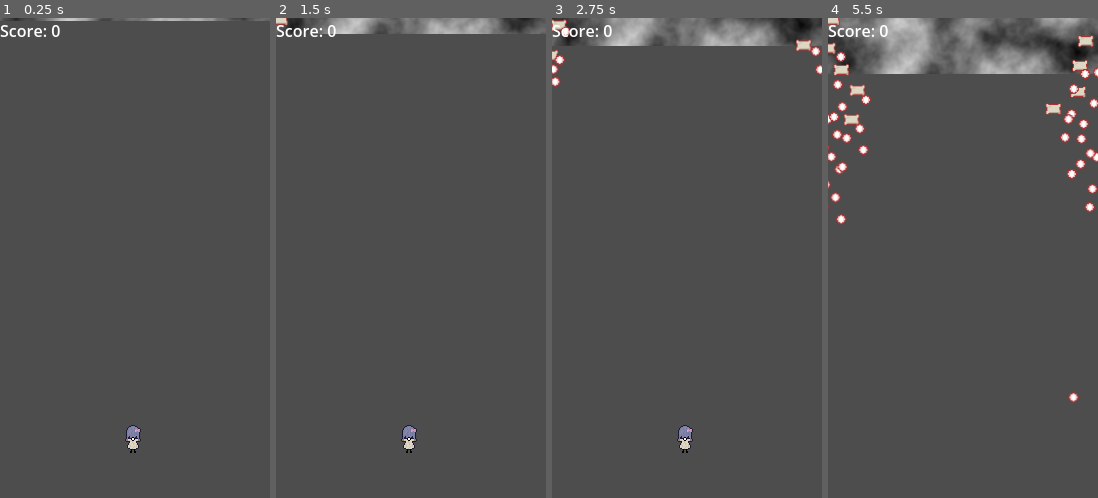
Above: before the commit, frames 1-4 (left to right).
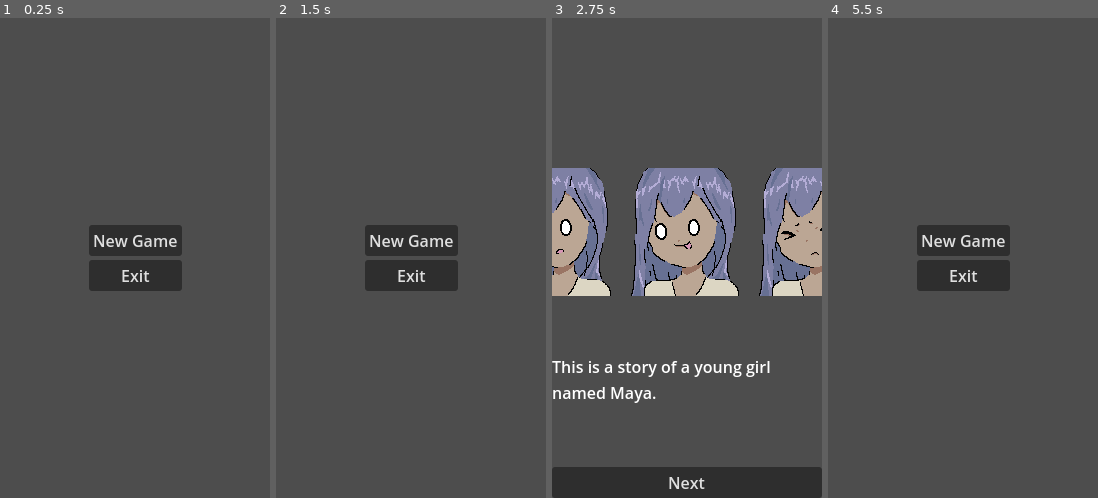
Above: after the commit, the same moments.

Repository: gnamikawa/PillowPugilist
Game: Godot game, scene res://scenes/main_menu.tscn
Two runs of this game, one before a commit and one after it. Both use one fixed random seed, a clock stepped at 60 frames per second and the inputs below. Before the commit the project starts from res://scenes/game_manager.tscn.
Inputs (mouse positions are in pixels of both pictures, inside the frame that each line leads up to):
- Up to frame 1 (0.25 s): no input
- Up to frame 2 (1.5 s): click (411, 238) at 0.5 s, where only the run after the commit has a clickable "New Game"; click (411, 483) at 1.25 s, where only the run after the commit has a clickable "Next"
- Up to frame 3 (2.75 s): click (687, 238) at 2 s, where only the run after the commit has a clickable "New Game"
- Up to frame 4 (5.5 s): click (963, 483) at 2.75 s, where only the run after the commit has a clickable "Next"; hold Right (movement_right) 3.53-4.28 s; hold Space 3.53-4.28 s; hold Down (movement_down) 4.28-5.03 s; tap Space at 4.35, 4.52, 4.82 s; hold Right (movement_right) from 5.03 s (still down); hold Space from 5.03 s (still down)

The runs differ from the first frame. In frame 1, 5.2% of the frame differs, in the area x 0-100%, y 0-91%; in frame 2, 7.1%; in frame 3, 33%, in the area x 0-100%, y 0-100%; in frame 4, 14%.

Commit message:
boopity boop

Diff:
--- a/data/enemies/default_enemy.tscn
+++ b/data/enemies/default_enemy.tscn
@@ -43,7 +43,7 @@
 }]
 
 [sub_resource type="CircleShape2D" id="CircleShape2D_bsaby"]
-radius = 15.0
+radius = 7.5
 
 [node name="Enemy" type="CharacterBody2D" groups=["enemy"]]
 script = ExtResource("1_n5s3n")
--- a/project.godot
+++ b/project.godot
@@ -11,7 +11,7 @@
 [application]
 
 config/name="Pillow Pugilist"
-run/main_scene="res://scenes/game_manager.tscn"
+run/main_scene="res://scenes/main_menu.tscn"
 config/features=PackedStringArray("4.1", "Forward Plus")
 config/icon="res://icon.svg"
 
--- a/scenes/bullet.tscn
+++ b/scenes/bullet.tscn
@@ -5,7 +5,7 @@
 [ext_resource type="Script" path="res://scripts/movement.gd" id="3_yqeib"]
 
 [sub_resource type="CircleShape2D" id="CircleShape2D_gso2y"]
-radius = 9.0
+radius = 5.0
 
 [node name="Bullet" type="Sprite2D"]
 z_index = 500
--- /dev/null
+++ b/scenes/exit_button.gd
@@ -0,0 +1,4 @@
+extends Button
+
+func _on_pressed():
+	get_tree().quit()
--- /dev/null
+++ b/scenes/main_menu.tscn
@@ -0,0 +1,40 @@
+[gd_scene load_steps=3 format=3 uid="uid://drx41ej0dbb8a"]
+
+[ext_resource type="Script" path="res://scripts/start_button.gd" id="1_xqw2a"]
+[ext_resource type="Script" path="res://scenes/exit_button.gd" id="2_e6b0c"]
+
+[node name="MainMenu" type="Control"]
+layout_mode = 3
+anchors_preset = 15
+anchor_right = 1.0
+anchor_bottom = 1.0
+grow_horizontal = 2
+grow_vertical = 2
+
+[node name="VBoxContainer" type="VBoxContainer" parent="."]
+layout_mode = 1
+anchors_preset = 8
+anchor_left = 0.5
+anchor_top = 0.5
+anchor_right = 0.5
+anchor_bottom = 0.5
+offset_left = -46.5
+offset_top = -33.0
+offset_right = 46.5
+offset_bottom = 33.0
+grow_horizontal = 2
+grow_vertical = 2
+alignment = 1
+
+[node name="StartButton" type="Button" parent="VBoxContainer"]
+layout_mode = 2
+text = "New Game"
+script = ExtResource("1_xqw2a")
+
+[node name="ExitButton" type="Button" parent="VBoxContainer"]
+layout_mode = 2
+text = "Exit"
+script = ExtResource("2_e6b0c")
+
+[connection signal="pressed" from="VBoxContainer/StartButton" to="VBoxContainer/StartButton" method="_on_pressed"]
+[connection signal="pressed" from="VBoxContainer/ExitButton" to="VBoxContainer/ExitButton" method="_on_pressed"]
--- /dev/null
+++ b/scenes/vn.tscn
@@ -0,0 +1,50 @@
+[gd_scene load_steps=4 format=3 uid="uid://wedf0wkotavp"]
+
+[ext_resource type="Script" path="res://scripts/vn_controller.gd" id="1_s6g6g"]
+[ext_resource type="Script" path="res://scripts/vn_say_action.gd" id="2_pmpvo"]
+[ext_resource type="Texture2D" uid="uid://bnylpv6liicxx" path="res://assets/sprites/Maya_Portrait.png" id="3_mqjvu"]
+
+[node name="VN" type="Control"]
+layout_mode = 3
+anchors_preset = 15
+anchor_right = 1.0
+anchor_bottom = 1.0
+grow_horizontal = 2
+grow_vertical = 2
+script = ExtResource("1_s6g6g")
+
+[node name="Actions" type="Node" parent="."]
+
+[node name="Node" type="Node" parent="Actions"]
+script = ExtResource("2_pmpvo")
+sprite = ExtResource("3_mqjvu")
+text = "This is a story of a young girl named Maya."
+
+[node name="Label" type="Label" parent="."]
+layout_mode = 1
+anchors_preset = 12
+anchor_top = 1.0
+anchor_right = 1.0
+anchor_bottom = 1.0
+offset_top = -143.0
+offset_bottom = -43.0
+grow_horizontal = 2
+grow_vertical = 0
+text = "<placeholder>"
+autowrap_mode = 3
+
+[node name="Sprite" type="Sprite2D" parent="."]
+position = Vector2(130, 214)
+
+[node name="ButtonNext" type="Button" parent="."]
+layout_mode = 1
+anchors_preset = 12
+anchor_top = 1.0
+anchor_right = 1.0
+anchor_bottom = 1.0
+offset_top = -31.0
+grow_horizontal = 2
+grow_vertical = 0
+text = "Next"
+
+[connection signal="pressed" from="ButtonNext" to="." method="_on_button_next_pressed"]
--- a/scripts/bullet.gd
+++ b/scripts/bullet.gd
@@ -2,9 +2,7 @@
 
 extends Sprite2D
 
-enum BulletType {LINEAR, SINUSOIDAL, ARC}
 @export var player_spawned = false
-@export var bullet_type = BulletType.LINEAR
 @export var damage = 1
 var movement = null;
 
@@ -18,7 +16,6 @@
 	find_movement_if_exists()
 	position = p_position
 	if movement:
-		print(p_direction)
 		movement.direction = p_direction.normalized()
 
 func _on_area_2d_body_entered(body):
@@ -28,3 +25,4 @@
 		body.queue_free()
 	if body.is_in_group('enemy') and player_spawned:
 		(body as Enemy).damage(damage)
+		queue_free()
--- a/scripts/player.gd
+++ b/scripts/player.gd
@@ -27,7 +27,7 @@
 	print('player ready')
 
 func _process(delta):
-	if Input.is_key_pressed(KEY_SPACE):
+	if Input.is_key_pressed(KEY_SPACE) or true:
 		# Spawn the bullet
 		for c in get_children():
 			if c is Weapon:
--- /dev/null
+++ b/scripts/start_button.gd
@@ -0,0 +1,4 @@
+extends Button
+
+func _on_pressed():
+	get_tree().change_scene_to_file("res://scenes/vn.tscn")
--- /dev/null
+++ b/scripts/vn_controller.gd
@@ -0,0 +1,31 @@
+class_name VNController
+
+extends Control
+
+@export var next_scene: PackedScene
+
+func _enter_tree():
+	next()
+
+func next():
+	var nextc = get_child(0).get_child(0)
+	if nextc:
+		nextc.do()
+		nextc.queue_free()
+	else:
+		if next_scene:
+			get_tree().change_scene_to_packed(next_scene)
+		else:
+			get_tree().change_scene_to_file("res://scenes/main_menu.tscn")
+
+func new_text(text):
+	var label = find_child('Label') as Label
+	label.text = text
+
+func set_sprite(sprite):
+	var left = find_child('Sprite') as Sprite2D
+	left.texture = sprite
+
+
+func _on_button_next_pressed():
+	next()
--- /dev/null
+++ b/scripts/vn_say_action.gd
@@ -0,0 +1,12 @@
+class_name VNSay
+
+extends Node
+
+@export var sprite: Texture
+@export var text: String = ''
+
+func do():
+	if text.length() > 0:
+		(get_parent().get_parent() as VNController).new_text(text)
+	if sprite:
+		(get_parent().get_parent() as VNController).set_sprite(sprite)
Not shown: 1 places in data/enemies/default_enemy.tscn that only renumber resources
